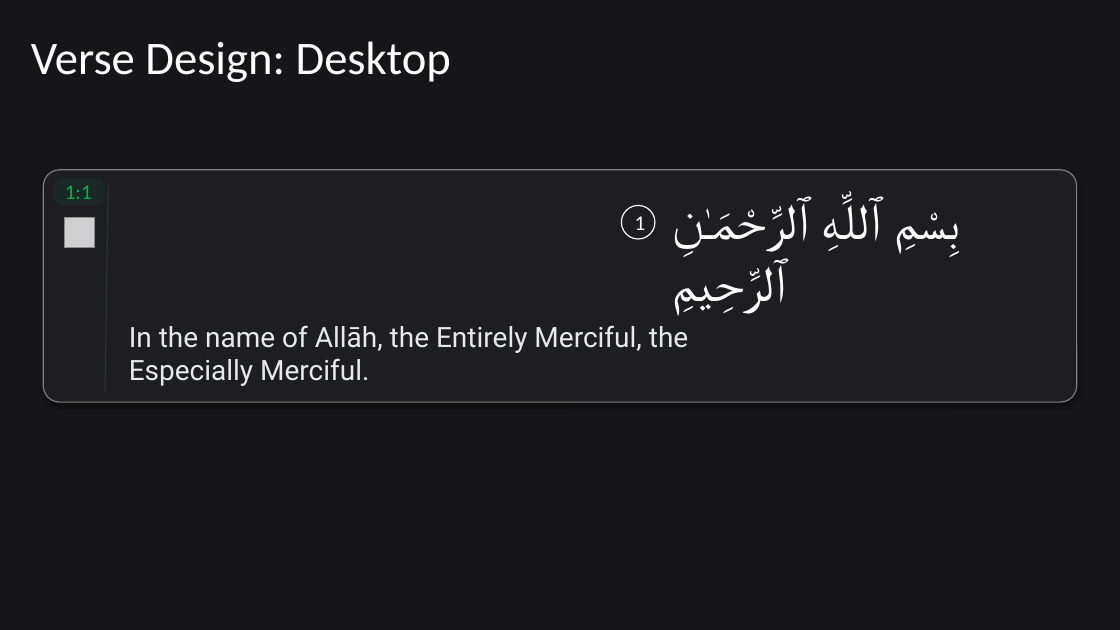
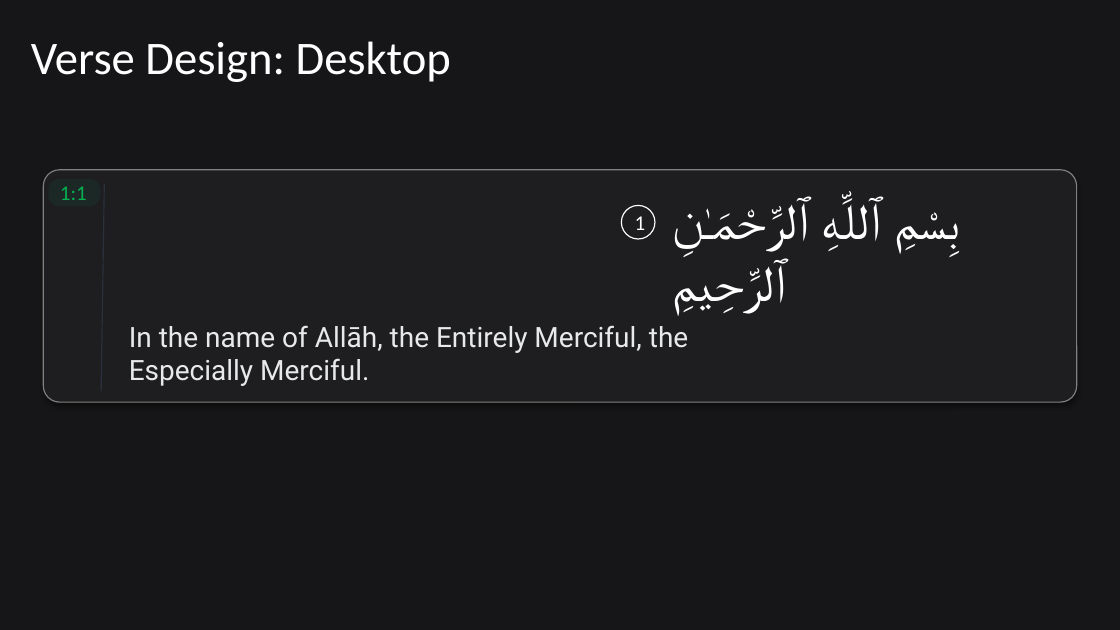
Before and after one commit to jakirhussain28/al-quran, a slide deck: slide 9 of GUI-design.pptx. Drawn at 1120x630 pixels with LibreOffice and Linux fonts; fonts in the diff are those of the drawing; grey boxes stand for pictures. Boxes give left, top, right and bottom in pixels: in the first picture for what was removed or moved away, otherwise in the second. Text is boxed around its words. In the diff, an @@ line names an element or a change of style, - is before the commit and + after.

```diff
--- a/GUI-design.pptx
+++ b/GUI-design.pptx
@@ 1 text, 1 line, 1 rounded rectangle: place and size @@
-1 text, 1 line, 1 rounded rectangle at [53, 178, 108, 392]
+1 text, 1 line, 1 rounded rectangle at [49, 179, 104, 392]
@@ picture removed at [65, 218, 95, 248] @@
```
Also in this commit, not shown: 3 other slides changed, 2 slides added, 1 other file.
